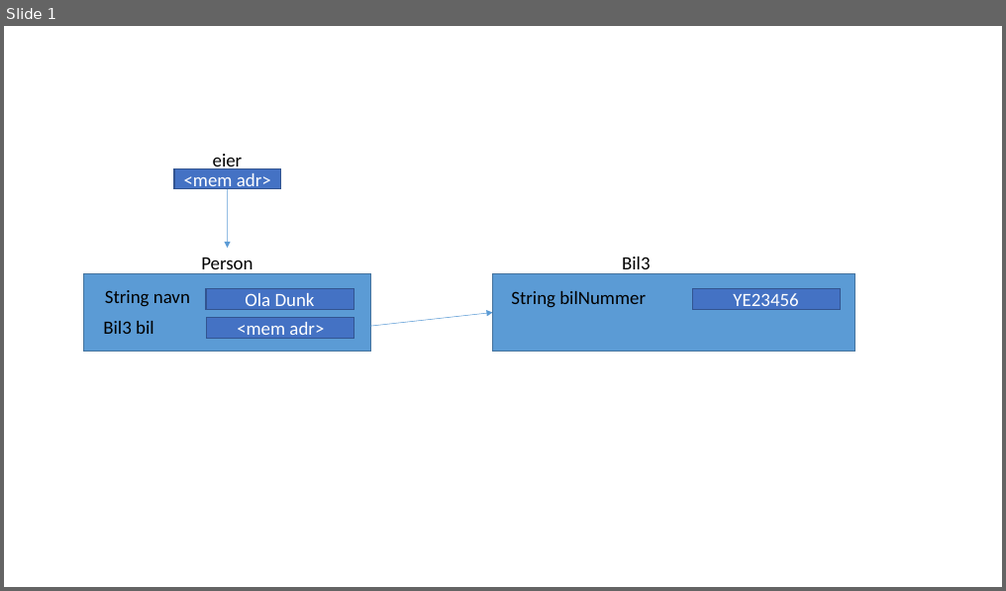
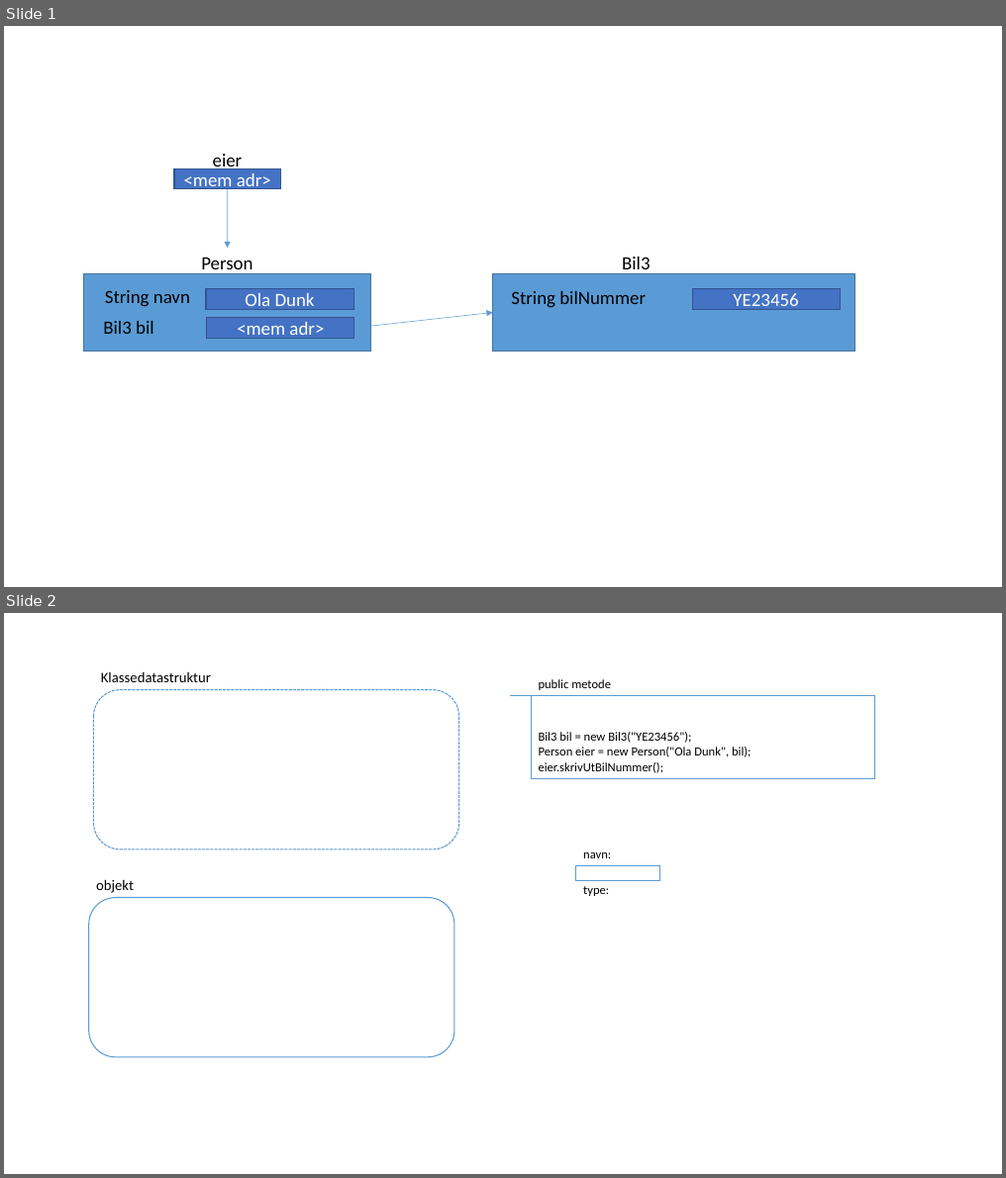
Before and after one commit to jzengler/IN1010, a slide deck: Oblig 0/Datastruktur.pptx. Shown one above the other, each under a label of ours: slide 1 before the commit, slides 1 and 2 after it. The pictures are 1006x591 and 1006x1178 pixels, drawn with LibreOffice and Linux fonts; fonts in the diff are those of the drawing. Boxes give left, top, right and bottom in pixels: in the first picture for what was removed or moved away, otherwise in the second. Text is boxed around its words. In the diff, an @@ line names an element or a change of style, - is before the commit and + after.

```diff
--- a/Oblig 0/Datastruktur.pptx
+++ b/Oblig 0/Datastruktur.pptx
@@ slide 2 added at box(4, 613, 1002, 1174), background #FFFFFF @@
@@ text added at box(101, 671, 211, 682), 14 pt, text #000000 @@
+Klassedatastruktur
@@ rounded rectangle added at box(94, 690, 459, 850), fill #FFFFFF, outline #5B9BD5 1 pt dashed @@
@@ line added from (547, 695) to (509, 695), #5B9BD5 0.5 pt @@
@@ rectangle added at box(531, 695, 874, 778), outline #5B9BD5 0.75 pt, 12 pt, text #000000 @@
+Bil3 bil = new Bil3("YE23456");
+Person eier = new Person("Ola Dunk", bil);
+eier.skrivUtBilNummer();
@@ text added at box(539, 679, 611, 690), 12 pt, text #000000 @@
+public metode
@@ text added at box(96, 879, 134, 893), 14 pt, text #000000 @@
+objekt
@@ rectangle added at box(576, 865, 659, 881), fill #FFFFFF, outline #5B9BD5 1 pt @@
@@ text added at box(583, 853, 611, 859), 12 pt, text #000000 @@
+navn:
@@ rounded rectangle added at box(88, 897, 453, 1057), fill #FFFFFF, outline #5B9BD5 1 pt @@
@@ text added at box(583, 886, 609, 896), 12 pt, text #000000 @@
+type:
```
Also in this commit, not shown: 1 other slide added, 16 other files.
